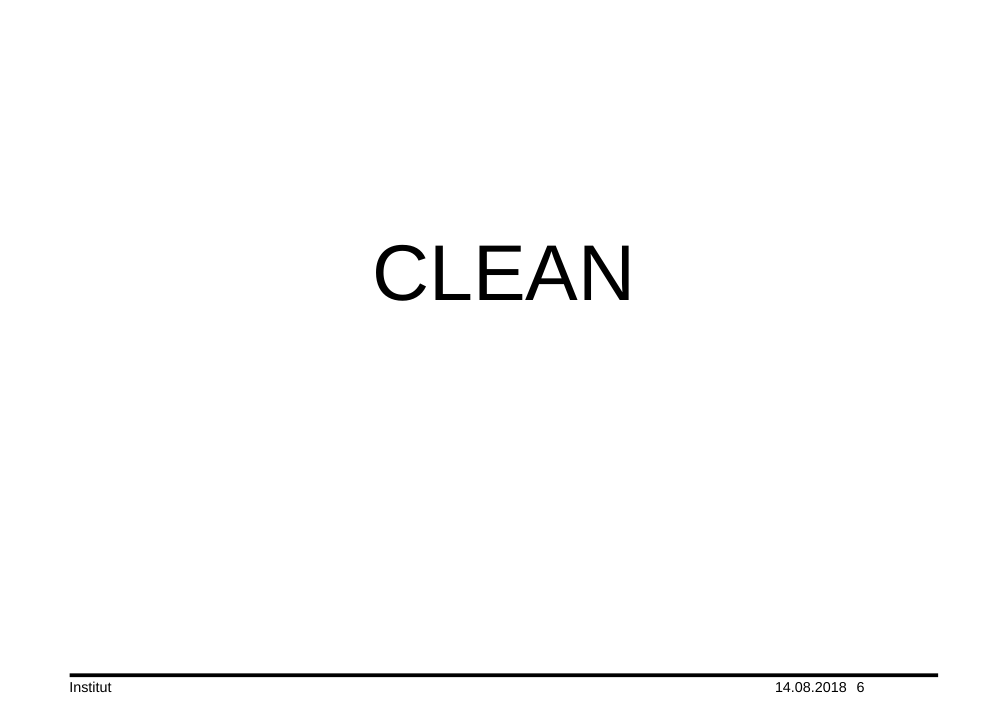
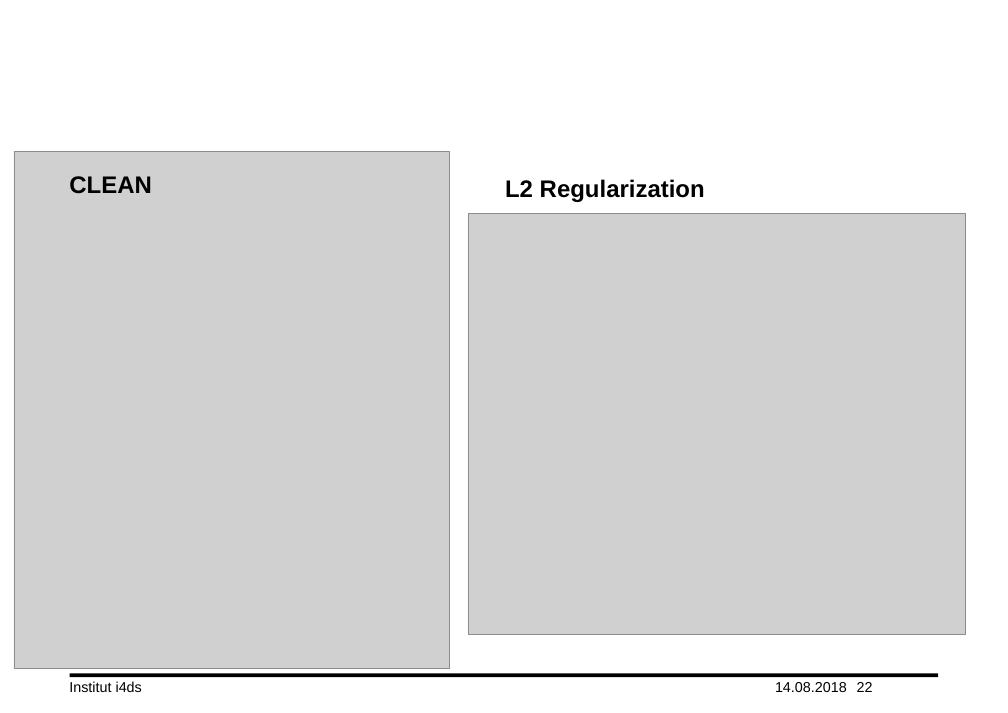
Before and after one commit to lord-blueberry/p7-doc, a slide deck: slide 22 of ppt/praes.pptx (slide 6 before the commit). Drawn at 1008x713 pixels with LibreOffice and Linux fonts; fonts in the diff are those of the drawing; grey boxes stand for pictures; background and template pictures are left out. Boxes give left, top, right and bottom in pixels: in the first picture for what was removed or moved away, otherwise in the second. Text is boxed around its words. In the diff, an @@ line names an element or a change of style, - is before the commit and + after.

```diff
--- a/ppt/praes.pptx
+++ b/ppt/praes.pptx
@@ picture added at <box>14,152,450,669</box> @@
@@ title "CLEAN": place and size @@
-title "CLEAN" at <box>372,245,635,301</box>
+title "CLEAN" at <box>69,176,152,194</box>
@@ title "CLEAN" at <box>69,176,152,194</box>: size 66 to 20 pt, bold on; alignment centre to left; line spacing 1.15 to 1; less space between paragraphs @@
@@ text added at <box>505,179,705,202</box>, 20 pt, text #000000, bold @@
+L2 Regularization
@@ picture added at <box>469,214,966,635</box> @@
@@ text at <box>69,681,142,692</box>: text changed @@
-Institut
+Institut i4ds
@@ page number at <box>857,682,873,692</box>: text changed @@
-6
+22
```
Also in this commit, not shown: 7 other slides changed, 2 slides added.
